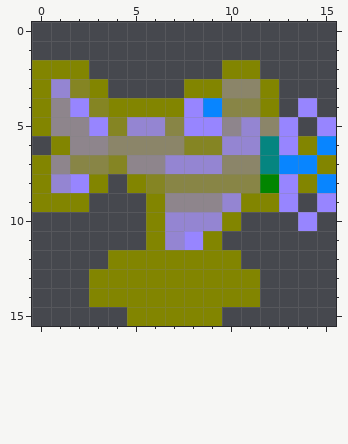
Two versions of one pixel-art sprite, images/units/FW_PROP+mask.png. This is how it looked before the edit.
The file is 16x16 pixels.
The result:
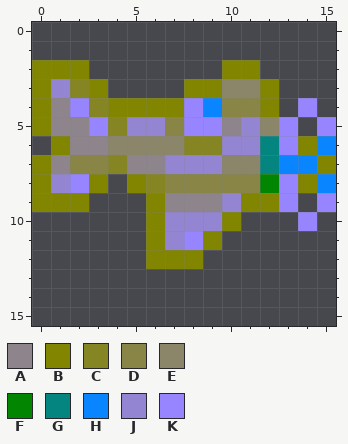
Palette (. is transparent): A #8e858c  B #828500  C #858523  D #888546  E #8b8569  F #028500  G #058580  H #0885ff  J #9485d2  K #9785ff
What changed:
y 12: x 4..5 BB -> ..; x 9..10 BB -> ..
y 13..14: x 3..11 BBBBBBBBB -> .........
y 15: x 5..9 BBBBB -> .....
Pixel boxes of the changes (left, top, right, bottom) in both pictures:
erased: (89, 250, 260, 326)
